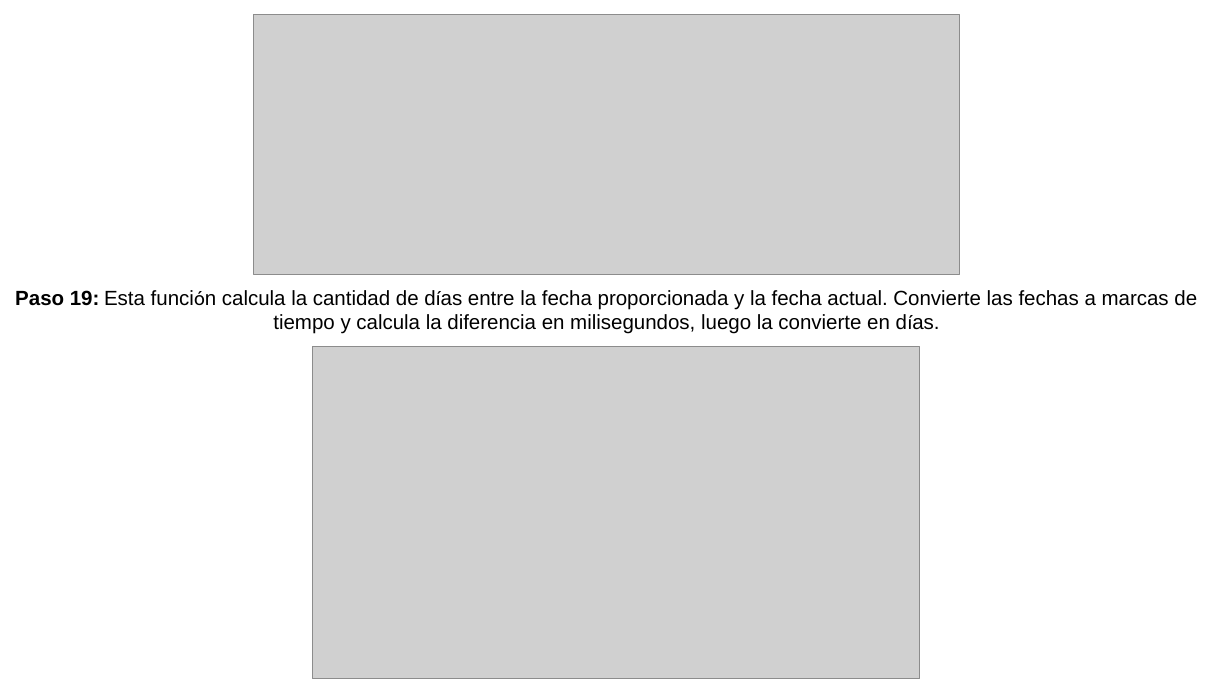
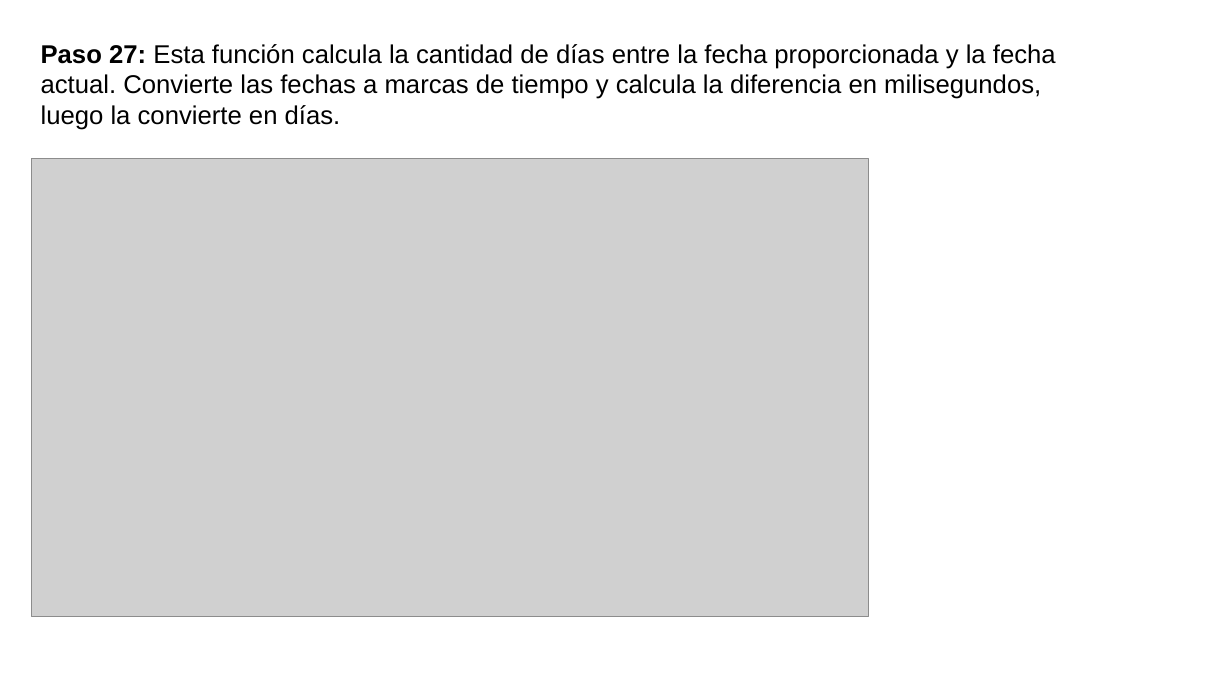
Before and after one commit to ADS02023/eventoDias, a slide deck: slide 36 of DiasEventos.pptx (slide 27 before the commit). Drawn at 1232x693 pixels with LibreOffice and Linux fonts; fonts in the diff are those of the drawing; grey boxes stand for pictures; background and template pictures are left out. Boxes give left, top, right and bottom in pixels: in the first picture for what was removed or moved away, otherwise in the second. Text is boxed around its words. In the diff, an @@ line names an element or a change of style, - is before the commit and + after.

```diff
--- a/DiasEventos.pptx
+++ b/DiasEventos.pptx
@@ picture removed at (253,14,959,274) @@
@@ text at (41,44,1056,130): text changed; size 16 to 20 pt @@
-Paso 19: Esta función calcula la cantidad de días entre la fecha proporcionada y la fecha actual. Convierte las fechas a marcas de tiempo y calcula la diferencia en milisegundos, luego la convierte en días.
+Paso 27: Esta función calcula la cantidad de días entre la fecha proporcionada y la fecha actual. Convierte las fechas a marcas de tiempo y calcula la diferencia en milisegundos, luego la convierte en días.
@@ picture: place and size @@
-picture at (312,347,921,679)
+picture at (31,159,869,616)
```
Also in this commit, not shown: 15 other slides changed, 13 slides added, 2 slides removed, 4 other files.
